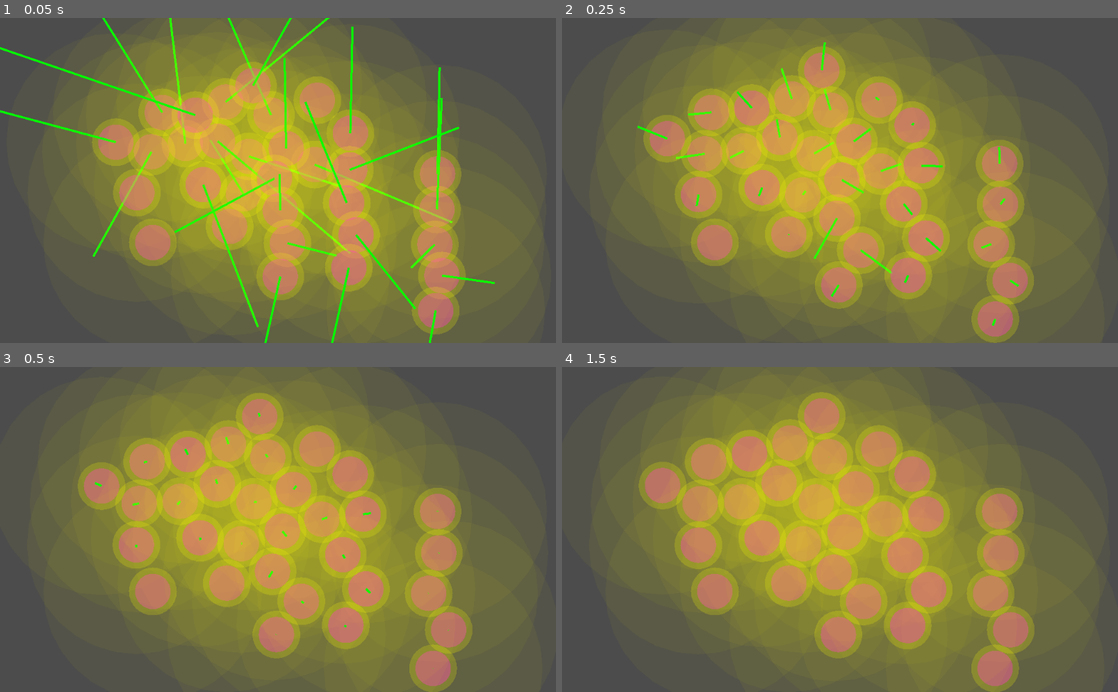
Above: before the commit, frames 1-4 (two rows, left to right).
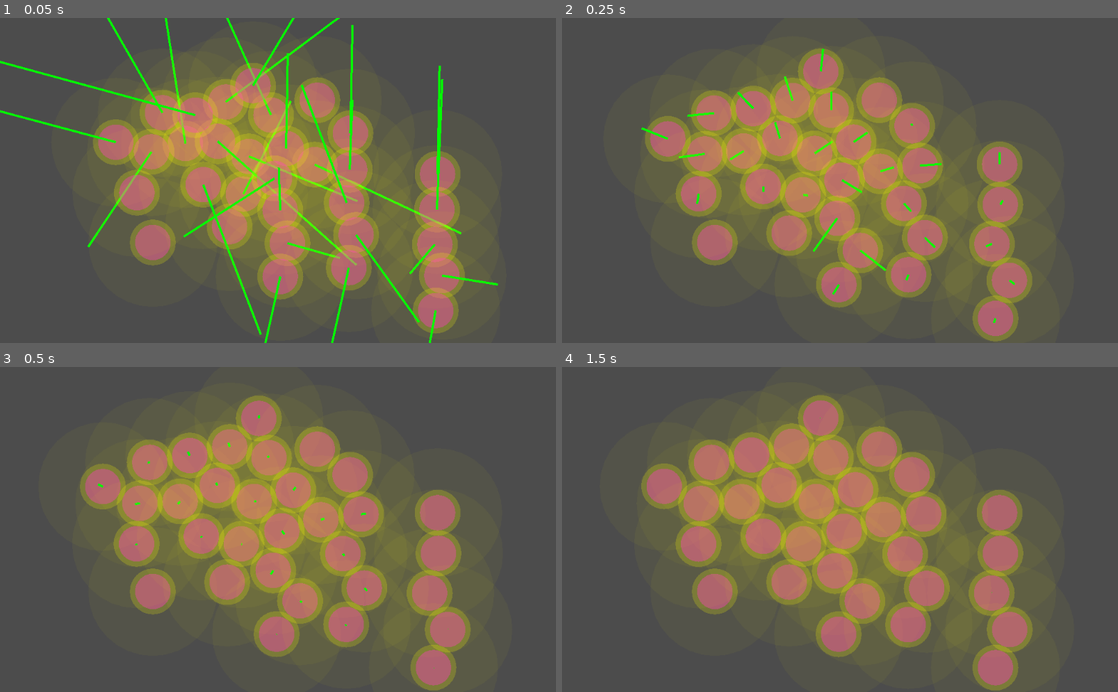
Above: after the commit, the same moments.

Repository: bnyu/godot_demo
Game: Godot game, scene res://World.tscn
The game is run twice, just before and just after one commit, with the same random seed, the same clock (stepped at 60 frames per second) and the same inputs.
Inputs (mouse positions are in pixels of both pictures, inside the frame that each line leads up to):
- Up to frame 1 (0.05 s): no input
- Up to frame 2 (0.25 s): no input
- Up to frame 3 (0.5 s): no input
- Up to frame 4 (1.5 s): move the mouse to (962, 513) at 0.52 s; click (962, 513) at 0.67 s; tap Enter at 1.25 s; drag from (728, 545) to (706, 461) at 1.27 s

The runs differ from the first frame. In frame 1, 44% of the frame differs, in the area x 0-97%, y 0-100%; in frame 2, 42%; in frame 3, 42%; in frame 4, 42%.

Commit message:
not opposite direction

Diff:
--- a/Unit2D.gd
+++ b/Unit2D.gd
@@ -25,10 +25,14 @@
 	body_radius = $Shape.shape.radius
 	move_keep_radius = $MoveSpace/Shape.shape.radius
 	rest_keep_radius = $RestSpace/Shape.shape.radius
-	target_radius = rest_keep_radius + 10
-	keep_radius = move_keep_radius + 10
+	target_radius = rest_keep_radius
+	keep_radius = move_keep_radius
 
 func _physics_process(delta) -> void:
+	move_process(delta)
+	update()
+
+func move_process(delta: float) -> void:
 	if to_target:
 		var dis = position.distance_to(target)
 		if dis < target_radius:
@@ -40,22 +44,32 @@
 			if dis < keep_radius:
 				keep_dis = false
 			else:
-				going_velocity = (going_velocity + get_going_velocity()).normalized()
+				var ng = get_going_velocity()
+				if ng.length() > 0:
+					var nng = (going_velocity + ng).normalized()
+					var f = nng.dot(going_velocity)
+					if f >= 0:
+						going_velocity = nng
+					else:
+						going_velocity = nng + going_velocity * (-f)
+
 	if no_avoid:
 		avoid_velocity = Vector2.ZERO
 	else:
 		avoid_velocity = get_avoid_velocity()
 	velocity = going_velocity + avoid_velocity
+	if to_target:
+		velocity = velocity.normalized()
 	var v_len = velocity.length()
 	if v_len > 1.01:
 		velocity = velocity.normalized()
 	if v_len > 0:
 		var collision = move_and_collide(velocity * speed * delta)
-		if to_target and collision and collision.collider and collision.collider.target == target:
-			keep_dis = false
-			to_target = false
-			going_velocity = Vector2.ZERO
-	update()
+		if collision:
+			if to_target and collision.collider and collision.collider.target == target and !collision.collider.to_target:
+				keep_dis = false
+				to_target = false
+				going_velocity = Vector2.ZERO
 
 func get_going_velocity() -> Vector2:
 	return cal_avoid($MoveSpace.get_overlapping_bodies(), move_keep_radius, true)
--- a/Unit2D.tscn
+++ b/Unit2D.tscn
@@ -6,10 +6,10 @@
 radius = 32.725
 
 [sub_resource type="CircleShape2D" id=2]
-radius = 44.0896
+radius = 42.3697
 
 [sub_resource type="CircleShape2D" id=3]
-radius = 201.733
+radius = 119.015
 
 [node name="Unit2D" type="KinematicBody2D"]
 script = ExtResource( 1 )
